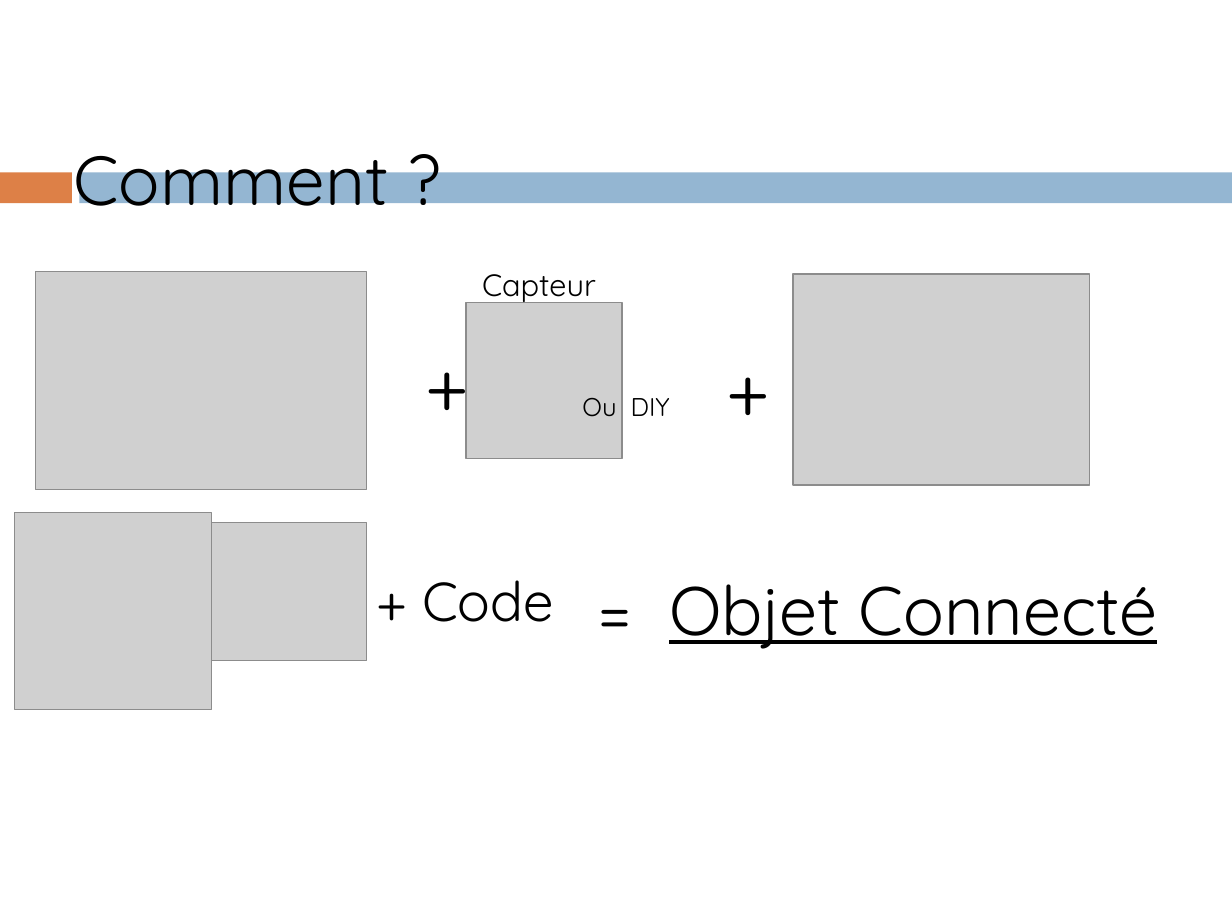
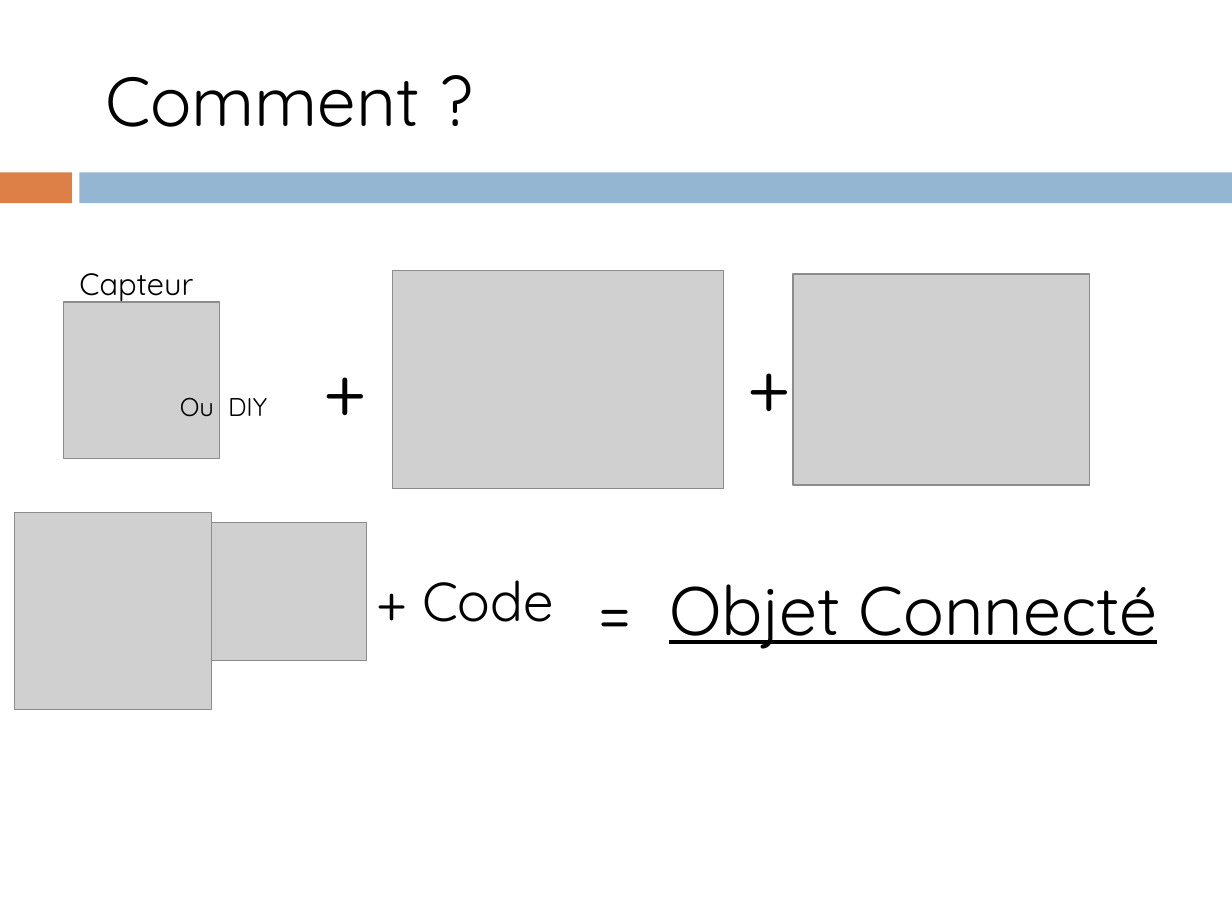
Before and after one commit to anouarattn/DIY-IoT-PresentationEnset-17-11-2014, a slide deck: slide 16 of IoT-VersionFinal-ELHAYDOUNI_Othman (2).pptx (slide 14 before the commit). Drawn at 1232x924 pixels with LibreOffice and Linux fonts; fonts in the diff are those of the drawing; grey boxes stand for pictures. Boxes give left, top, right and bottom in pixels: in the first picture for what was removed or moved away, otherwise in the second. Text is boxed around its words. In the diff, an @@ line names an element or a change of style, - is before the commit and + after.

```diff
--- a/IoT-VersionFinal-ELHAYDOUNI_Othman (2).pptx
+++ b/IoT-VersionFinal-ELHAYDOUNI_Othman (2).pptx
@@ text "Comment ?": place and size @@
-text "Comment ?" at <box>74,156,389,206</box>
+text "Comment ?" at <box>105,77,420,127</box>
@@ text "Capteur": place and size @@
-text "Capteur" at <box>482,274,596,305</box>
+text "Capteur" at <box>79,273,193,304</box>
@@ picture: place and size @@
-picture at <box>36,272,367,490</box>
+picture at <box>393,271,724,489</box>
@@ picture: place and size @@
-picture at <box>466,303,622,460</box>
+picture at <box>63,302,219,458</box>
@@ text "Ou DIY +": place and size @@
-text "Ou DIY +" at <box>582,398,670,417</box>
+text "Ou DIY +" at <box>180,398,267,417</box>
@@ text "+" rewrapped from <box>414,328,485,434</box> to <box>736,330,802,436</box> @@
```
Also in this commit, not shown: 17 other slides changed, 5 slides added, 2 slides removed.
